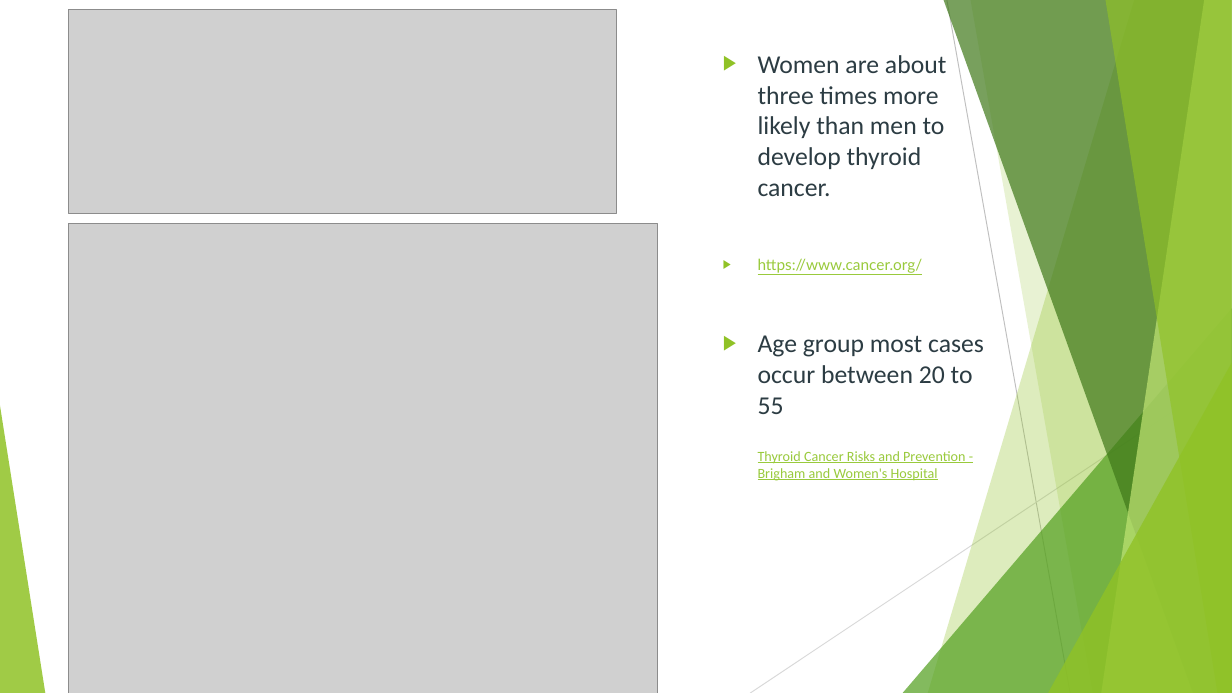
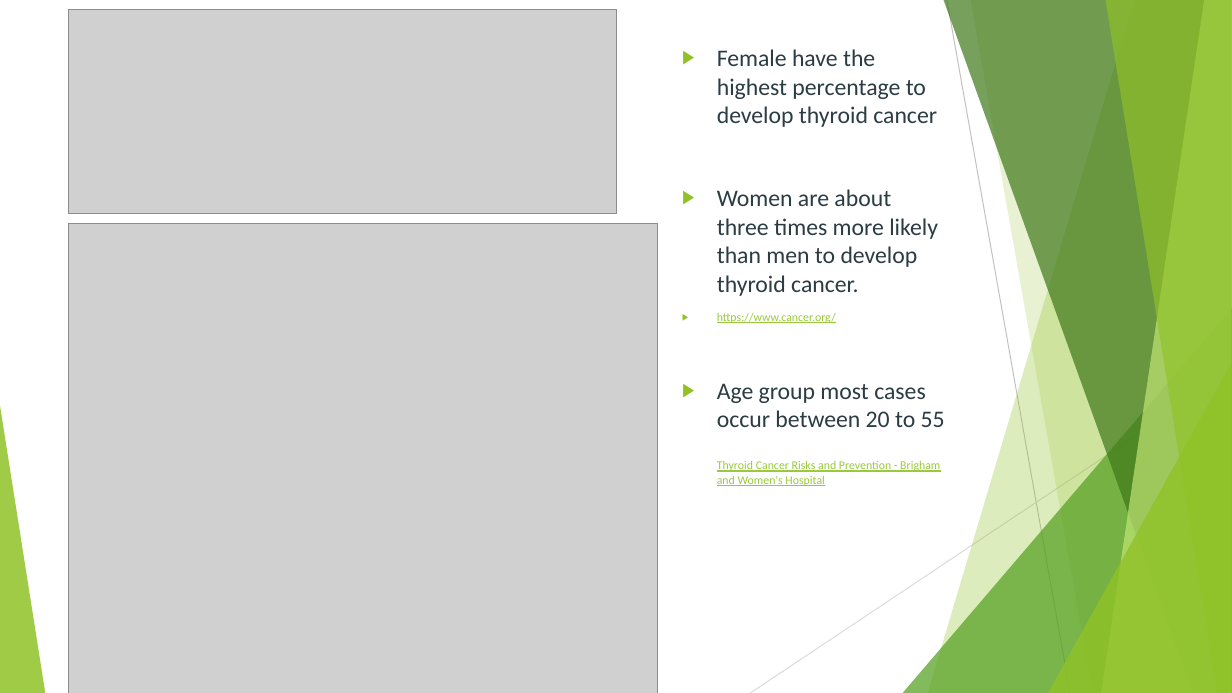
Before and after one commit to susielee1/Capstone-Project-Thyroid-Cancer, a slide deck: slide 7 of Capstone Project-Thyroid Cancer Powerpoint.pptx (slide 6 before the commit). Drawn at 1232x693 pixels with LibreOffice and Linux fonts; fonts in the diff are those of the drawing; grey boxes stand for pictures. Boxes give left, top, right and bottom in pixels: in the first picture for what was removed or moved away, otherwise in the second. Text is boxed around its words. In the diff, an @@ line names an element or a change of style, - is before the commit and + after.

```diff
--- a/Capstone Project-Thyroid Cancer Powerpoint.pptx
+++ b/Capstone Project-Thyroid Cancer Powerpoint.pptx
@@ text "Female have the highest percentage ...": place and size @@
-text "Female have the highest percentage ..." at box(758, 55, 984, 481)
+text "Female have the highest percentage ..." at box(717, 49, 945, 486)
@@ text at box(717, 49, 937, 127): paragraph added @@
+▶ Female have the highest percentage to develop thyroid cancer
@@ text at box(717, 189, 945, 486): size 20 to 18.5 pt in "Women are about three times more likely ...", "Age group most cases occur between 20 ..."; size 12 to 9.2 pt, font Lato to Calibri in "https://www.cancer.org/"; size 11 to 9.2 pt in "Thyroid Cancer Risks and Prevention - Brigham ..." @@
```
Also in this commit, not shown: 4 other slides changed, 3 slides added, 2 slides removed.
